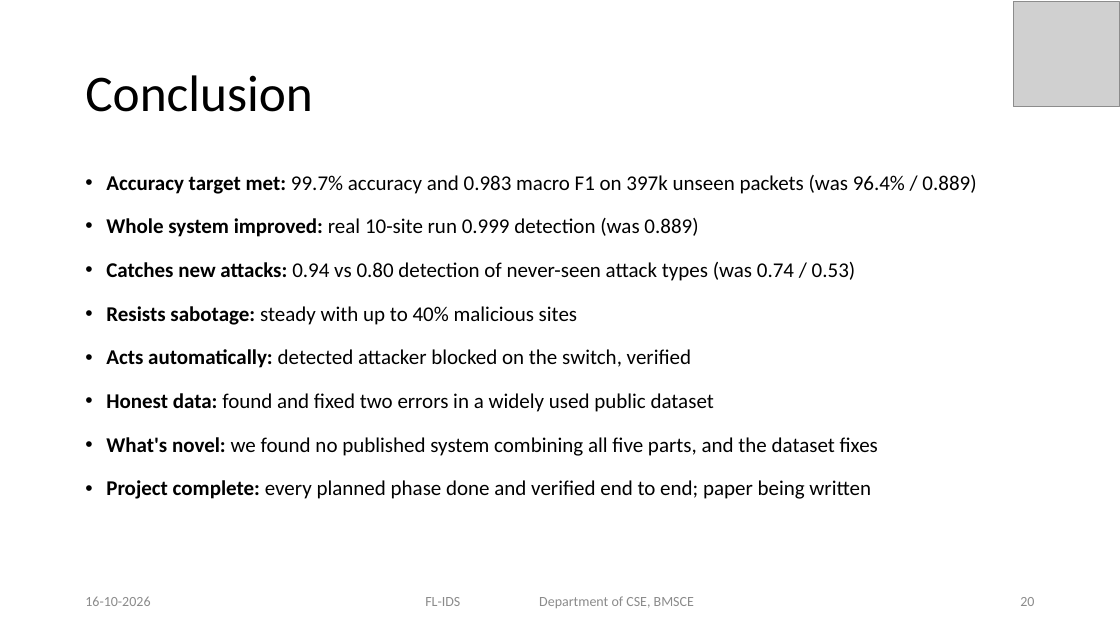
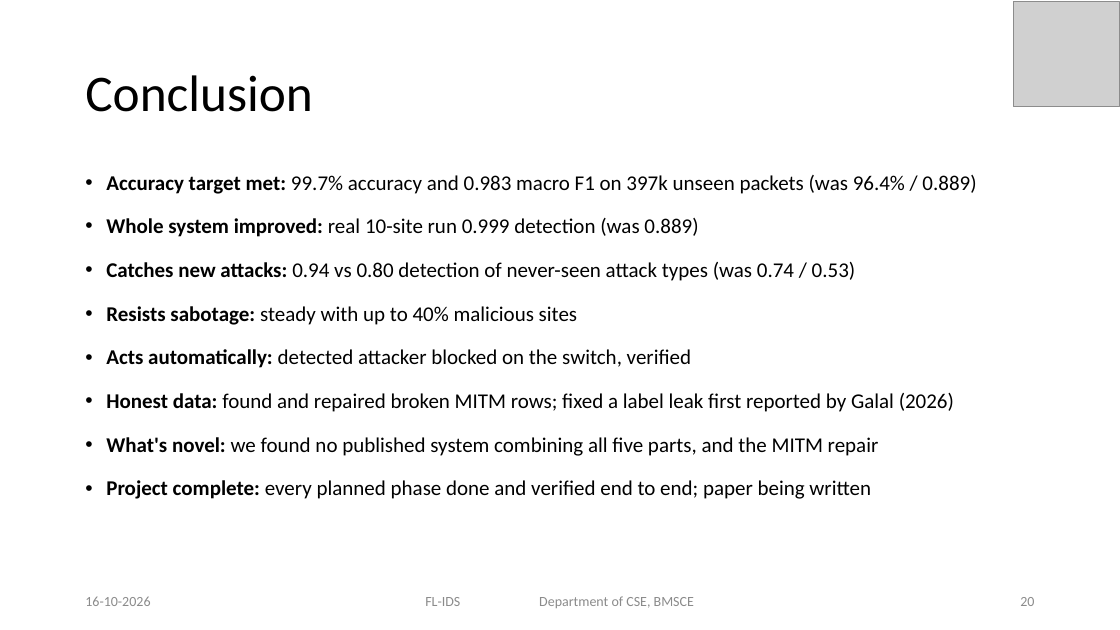
Before and after one commit to Aronnnn1/FL-IDS, a slide deck: slide 20 of deliverables/presentation/FL-IDS_Review_Presentation.pptx. Drawn at 1120x630 pixels with LibreOffice and Linux fonts; fonts in the diff are those of the drawing; grey boxes stand for pictures. Boxes give left, top, right and bottom in pixels: in the first picture for what was removed or moved away, otherwise in the second. Text is boxed around its words. In the diff, an @@ line names an element or a change of style, - is before the commit and + after.

Commit message:
Credit Galal (2026) for the Edge-IIoTset placeholder label leak
The report, slides, explainers and website guide no longer claim the
0/0.0 label leak as our finding; it was first reported in
arXiv:2608.15761. The MITM column-shift repair remains ours.

```diff
--- a/deliverables/presentation/FL-IDS_Review_Presentation.pptx
+++ b/deliverables/presentation/FL-IDS_Review_Presentation.pptx
@@ text at box(106, 393, 954, 456): text changed @@
-• Honest data: found and fixed two errors in a widely used public dataset
-• What's novel: we found no published system combining all five parts, and the dataset fixes
+• Honest data: found and repaired broken MITM rows; fixed a label leak first reported by Galal (2026)
+• What's novel: we found no published system combining all five parts, and the MITM repair
```
Also in this commit, not shown: 1 other slide changed, 12 other files.
